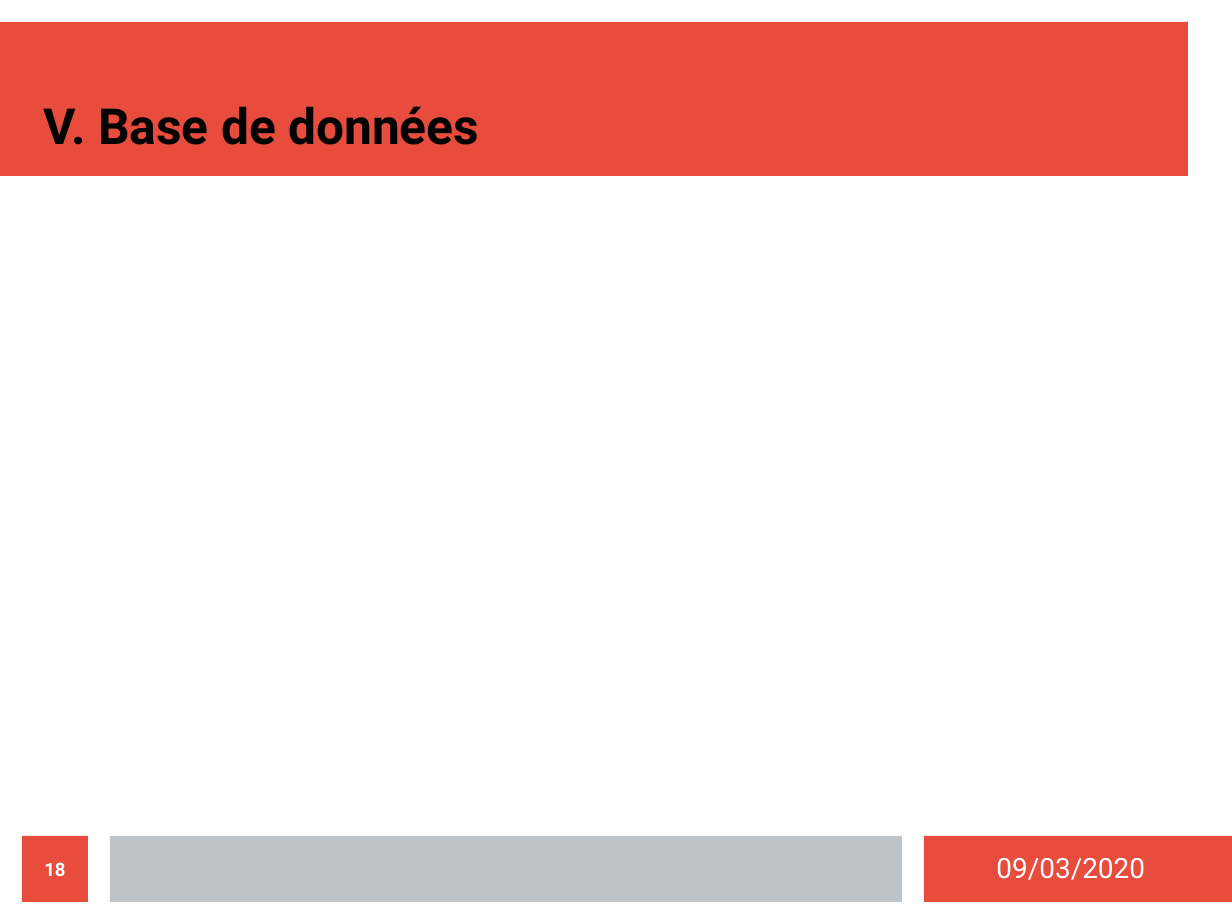
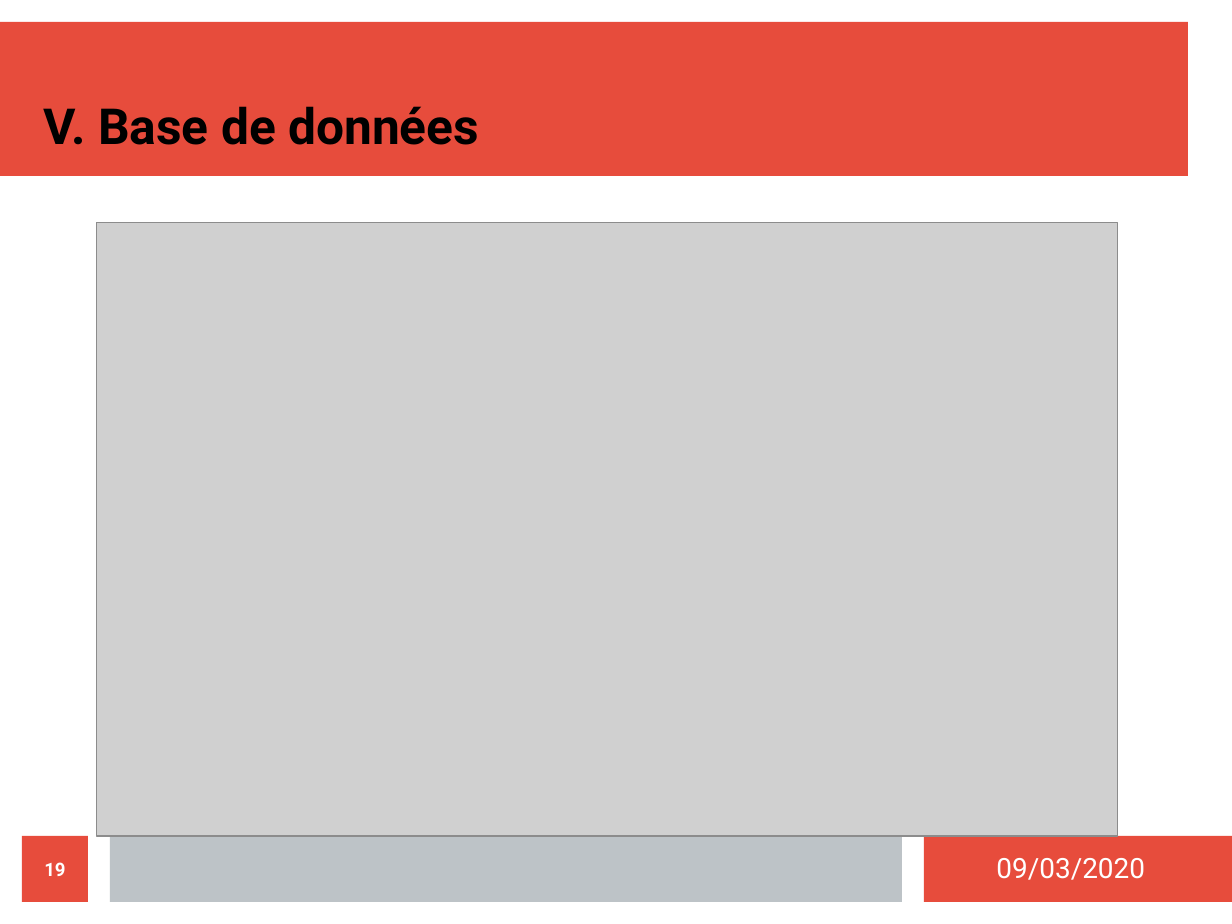
Before and after one commit to MezeretteBrice/Projet_Ronde, a slide deck: slide 19 of SOUTENANCE/Revue2/MezeretteBrice.odp (slide 18 before the commit). Drawn at 1232x924 pixels with LibreOffice and Linux fonts; fonts in the diff are those of the drawing; grey boxes stand for pictures. Boxes give left, top, right and bottom in pixels: in the first picture for what was removed or moved away, otherwise in the second. Text is boxed around its words. In the diff, an @@ line names an element or a change of style, - is before the commit and + after.

```diff
--- a/SOUTENANCE/Revue2/MezeretteBrice.odp
+++ b/SOUTENANCE/Revue2/MezeretteBrice.odp
@@ picture added at (97,222,1118,836) @@
@@ page number at (44,862,65,876): text changed @@
-18
+19
```
Also in this commit, not shown: 7 other slides changed, 2 slides added, 3 other files.
